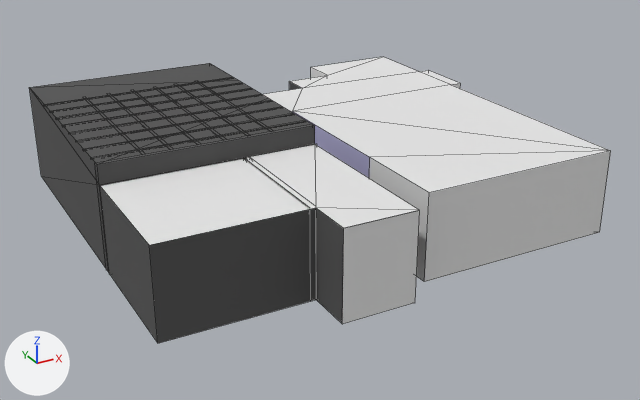
An edit to the FBX model Assets/Content/Main-Content/Meshes/Basic-Space.fbx, drawn before and after from the same camera.
Before and after are seen from a 50 mm lens placed at (-26.9, -50.1, 25.4), pointed at (0.0, -1.3, 1.0). Arrows for +X, +Y and +Z are at lower left; the lights stay in place. Mesh edges are drawn as thin lines.

Objects in the first picture: 'Wall-Box-Exhibition'.
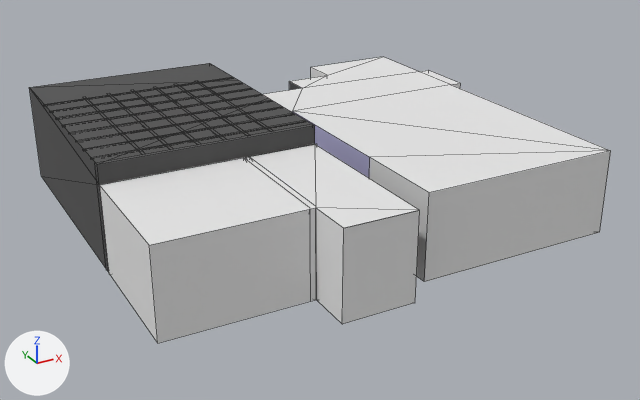
The newer file is also turned or shifted as a whole; pictures and numbers use the older file's frame.

Where the change shows, as pixel boxes (x1, y1, x2, y2) in the pictures (640 x 400 px):
```json
{"part": 1, "of": "me_mesh_005", "change": "recoloured", "before": [99, 185, 344, 343], "after": [99, 185, 344, 343]}
```

The change, as JSON lines over the scene's bpy script:
```json
{"block": "me_mesh_005", "where": "me_mesh_005.from_pydata(...)  # 169 vertices, 202 faces; spans x -21.9..8.8, y -15.3..14.0, z 0.0..6.9"}
{"block": "me_mesh_005", "where": "# used by ob_wall_box_exhibition; location = (6.59, 0.67, 0.1)"}
{"block": "me_mesh_005", "change": "me_mesh_005 part 1: all 3 faces centred in x -21.9..-12.6, y -13.8..-8.0, z 2.9 switch from mat_dark_wall_concrete (dark grey #535353) to mat_white_wall_concrete (white #e8e8e8)"}
```
